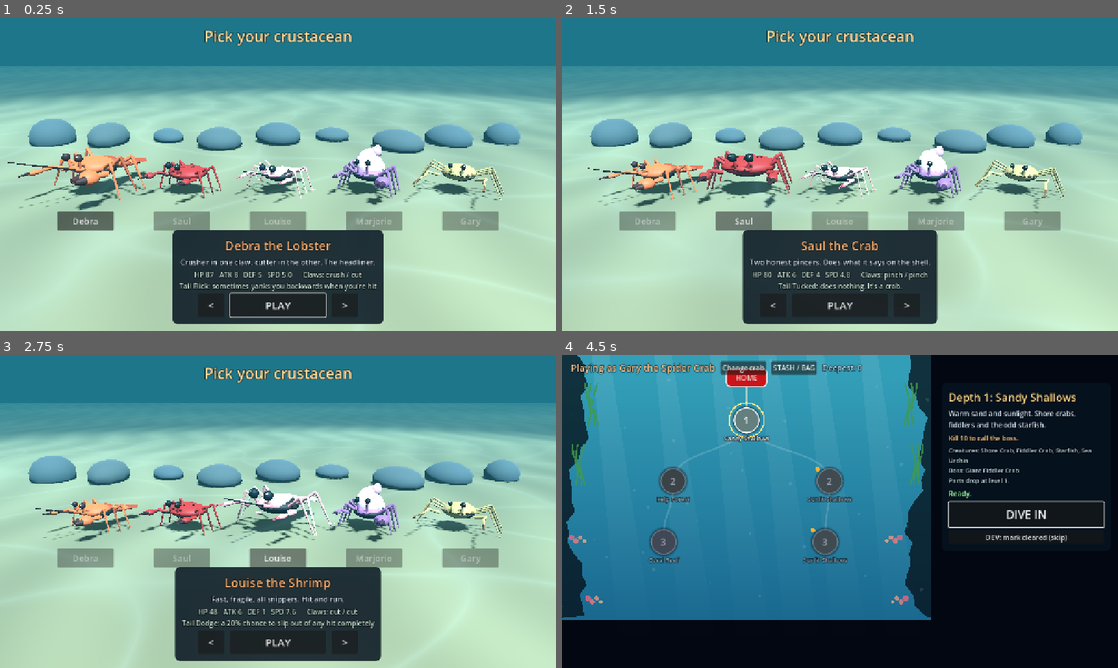
Above: before the commit, frames 1-4 (two rows, left to right).
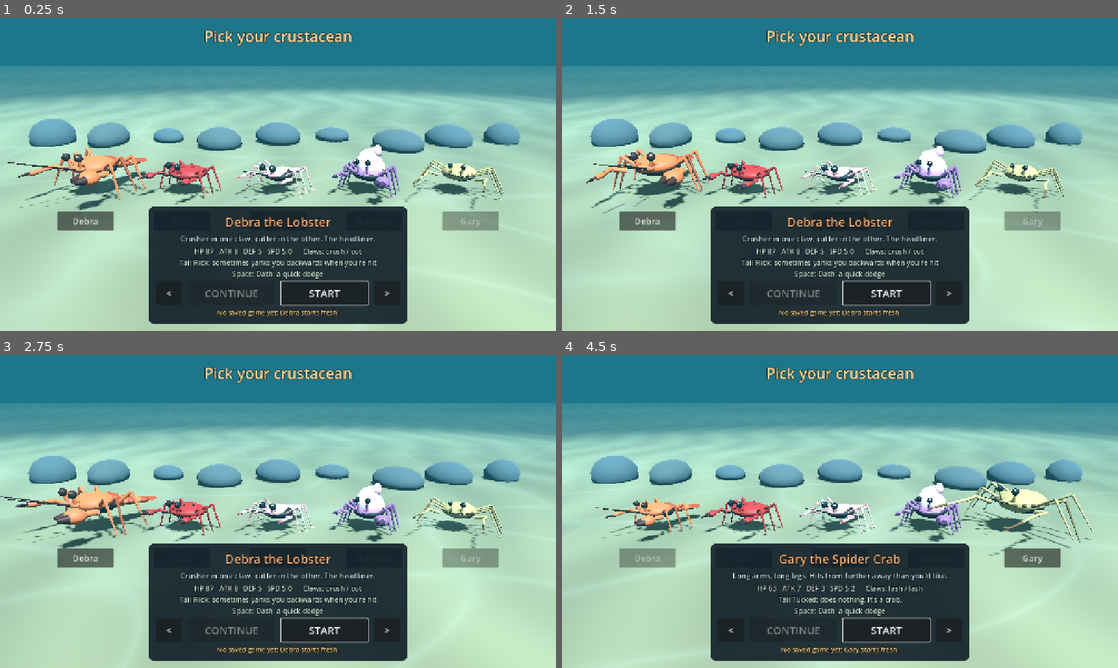
Above: after the commit, the same moments.

Repository: zacshavrick/debra
Game: Godot game, scene res://scenes/map.tscn
Two runs of this game, one before a commit and one after it. Both use one fixed random seed, a clock stepped at 60 frames per second and the inputs below.
Inputs (mouse positions are in pixels of both pictures, inside the frame that each line leads up to):
- Up to frame 1 (0.25 s): no input
- Up to frame 2 (1.5 s): click "Debra" at 0.5 s; click "Saul" at 1.25 s
- Up to frame 3 (2.75 s): click "Louise" at 2 s
- Up to frame 4 (4.5 s): click "Marjorie" at 2.75 s; click "Gary" at 3.5 s; click (840, 642) at 4.25 s, where only the run before the commit has a clickable "PLAY"

The runs differ from the first frame. In frame 1, 8.9% of the frame differs, in the area x 26-74%, y 60-98%; in frame 2, 13%; in frame 3, 13%; in frame 4, 98%, in the area x 0-100%, y 0-100%.

Commit message:
Per-crab saved games; gentler bosses on depths 1-3
- Every crab is its own saved game: gear, bag, stash and map progress
  live in a per-crab slot (save format v2; v1 saves migrate into the crab
  you were playing). Crab select shows CONTINUE / NEW GAME and a summary
  of that crab's save; NEW GAME asks twice before wiping
- Bosses on depths 1-3 wait 2x / 1.7x / 1.4x longer between attacks and
  specials, with slightly longer windups (Creature.boss_pace,
  Level.early_boss_pace); deeper bosses unchanged
- Tests cover slot separation, new game, v1 migration and boss pacing

Co-Authored-By: Claude Opus 5.5 <noreply@anthropic.com>

Diff:
--- a/game/scripts/combat/boss_brain.gd
+++ b/game/scripts/combat/boss_brain.gd
@@ -42,6 +42,11 @@
 
 
 func _ready() -> void:
+	# Early bosses start their specials later too.
+	_rush_t *= boss.boss_pace
+	_bristle_t *= boss.boss_pace
+	_summon_t *= boss.boss_pace
+	_slam_t *= boss.boss_pace
 	boss.health.damaged.connect(_on_damaged)
 	boss.died.connect(_on_died)
 
@@ -115,22 +120,22 @@
 	_summon_t -= delta
 	_slam_t -= delta
 	if tactic == &"rush" and _rush_t <= 0.0 and dist > 5.0:
-		_rush_t = 4.5
-		_begin(&"rush", 0.6, dir)
-		FX.warn_lane(boss.get_parent(), boss.global_position, dir, 16.0 * 0.45, boss.radius() * 2.0, 0.6)
+		_rush_t = 4.5 * boss.boss_pace
+		_begin(&"rush", 0.6 * boss.windup_mult, dir)
+		FX.warn_lane(boss.get_parent(), boss.global_position, dir, 16.0 * 0.45, boss.radius() * 2.0, 0.6 * boss.windup_mult)
 	elif tactic == &"bristle" and _bristle_t <= 0.0 and dist < 3.5 * maxf(boss.size, 1.0):
-		_bristle_t = 5.0
-		_begin(&"bristle", 0.6, dir)
-		FX.warn_circle(boss.get_parent(), boss.global_position, 3.2 * maxf(boss.size * 0.6, 1.0), 0.6)
+		_bristle_t = 5.0 * boss.boss_pace
+		_begin(&"bristle", 0.6 * boss.windup_mult, dir)
+		FX.warn_circle(boss.get_parent(), boss.global_position, 3.2 * maxf(boss.size * 0.6, 1.0), 0.6 * boss.windup_mult)
 	elif has_trait(&"slam") and _slam_t <= 0.0 and dist < 6.0 * maxf(boss.size * 0.6, 1.0):
-		_slam_t = 7.0
-		_begin(&"slam", 0.9, dir)
-		FX.warn_circle(boss.get_parent(), boss.global_position, 4.5 * maxf(boss.size * 0.6, 1.0), 0.9, Color(1, 0.5, 0.15))
+		_slam_t = 7.0 * boss.boss_pace
+		_begin(&"slam", 0.9 * boss.windup_mult, dir)
+		FX.warn_circle(boss.get_parent(), boss.global_position, 4.5 * maxf(boss.size * 0.6, 1.0), 0.9 * boss.windup_mult, Color(1, 0.5, 0.15))
 	elif has_trait(&"summoner") and _summon_t <= 0.0:
-		_summon_t = 11.0
-		_begin(&"summon", 0.8, dir)
+		_summon_t = 11.0 * boss.boss_pace
+		_begin(&"summon", 0.8 * boss.windup_mult, dir)
 		for i in 2:
-			FX.warn_circle(boss.get_parent(), boss.global_position + _summon_offset(i), 1.0, 0.8, Color(0.6, 0.9, 1.0))
+			FX.warn_circle(boss.get_parent(), boss.global_position + _summon_offset(i), 1.0, 0.8 * boss.windup_mult, Color(0.6, 0.9, 1.0))
 
 
 func _begin(kind: StringName, windup: float, dir: Vector3) -> void:
--- a/game/scripts/combat/crab_combat.gd
+++ b/game/scripts/combat/crab_combat.gd
@@ -81,7 +81,7 @@
 	var claw := _claw(side)
 	var id := style_id(claw)
 	var st: Dictionary = STYLES[id]
-	var windup: float = st.windup
+	var windup: float = float(st.windup) * crab.windup_mult
 	var cooldown: float = st.cooldown
 	dir.y = 0.0
 	dir = dir.normalized() if dir.length() > 0.01 else crab.facing
--- a/game/scripts/core/game_state.gd
+++ b/game/scripts/core/game_state.gd
@@ -1,12 +1,12 @@
 extends Node
 ## Autoload `GameState`: the save file and scene flow.
-##   - which starter crab you play, and what each starter is wearing
-##     (mutations persist per crab)
-##   - which levels are cleared (clearing one unlocks the next)
+##   - one saved game per crab: what it wears, its bag, its stash, its map
+##     progress. You switch between them on the crab select screen.
+
 ## Saved as JSON at user:// (IndexedDB on the web, so it survives reloads).
 
 const SAVE_PATH := "user://debra_save.json"
-const SAVE_VERSION := 1
+const SAVE_VERSION := 2
 ## Order shown on the crab select screen. Debra headlines.
 const STARTERS: Array[StringName] = [&"debra", &"saul", &"louise", &"marjorie", &"gary"]
 const LEVELS_DIR := "res://data/levels/"
@@ -20,9 +20,12 @@
 var starter: StringName = &""
 ## The level being played (set by play_level).
 var current_level: StringName = &""
-var _loadouts: Dictionary = {}   # starter id -> Array of {id, rarity} (null = default)
+## Saves of the crabs you are NOT playing right now: crab id -> {loadout, cleared, bag, stash}.
+var _slots: Dictionary = {}
+## The playing crab's save, live:
+var _loadout: Array = []         # its worn parts as {id, rarity, level, mod}
 var _cleared: Dictionary = {}    # level id -> true
-## Parts you carry (shared by every crab) and parts stored at home.
+## The playing crab's bag and its stash at home.
 var bag: Array[PartInstance] = []
 var stash: Array[PartInstance] = []
 ## Dev tools (skip level etc.). Prototype: on.
@@ -37,17 +40,23 @@
 	load_game()
 
 
-# --- Starters ------------------------------------------------------------------------
+# --- Starters and save slots ---------------------------------------------------------
+# Every crab is its own saved game: its gear, bag, stash and map progress.
+# CONTINUE picks a crab's save back up; NEW GAME starts that crab over.
 
 func starter_data(id: StringName = &"") -> CreatureData:
 	return PartCatalog.creature(id if id != &"" else starter)
 
 
-## What a starter is wearing: its saved mutations, or its default loadout.
+func has_save(id: StringName) -> bool:
+	return id == starter or _slots.has(String(id))
+
+
+## What a crab is wearing in its save (or its default loadout).
 func loadout_for(id: StringName) -> Array[PartInstance]:
 	var out: Array[PartInstance] = []
 	var defaults := starter_data(id).loadout()
-	var saved: Array = _loadouts.get(String(id), [])
+	var saved: Array = _loadout if id == starter else (_slots.get(String(id), {}) as Dictionary).get("loadout", [])
 	for s in Equipment.SOCKET_COUNT:
 		var inst: PartInstance = null
 		if s < saved.size() and saved[s] is Dictionary:
@@ -59,18 +68,74 @@
 
 
 func store_loadout(id: StringName, equipment: Equipment) -> void:
-	_loadouts[String(id)] = equipment.to_array()
-	save_game()
-
-
-func reset_loadout(id: StringName) -> void:
-	_loadouts.erase(String(id))
-	save_game()
-
-
+	if id == starter:
+		_loadout = equipment.to_array()
+	else:
+		var slot: Dictionary = _slots.get(String(id), {})
+		slot["loadout"] = equipment.to_array()
+		_slots[String(id)] = slot
+	save_game()
+
+
+## Continue: switch to this crab's save (made fresh if it has none yet).
 func choose_starter(id: StringName) -> void:
+	if id == starter:
+		save_game()
+		return
+	_park_active()
 	starter = id
-	save_game()
+	_unpark(id)
+	save_game()
+
+
+## New game: wipe this crab's save and start it from the beginning.
+func new_game(id: StringName) -> void:
+	_park_active()
+	_slots.erase(String(id))
+	starter = id
+	_unpark(id)
+	save_game()
+
+
+## Summary of a crab's save for the select screen.
+func slot_summary(id: StringName) -> Dictionary:
+	var cleared: Array = _cleared.keys() if id == starter else (_slots.get(String(id), {}) as Dictionary).get("cleared", [])
+	var n_bag: int = bag.size() if id == starter else ((_slots.get(String(id), {}) as Dictionary).get("bag", []) as Array).size()
+	var n_stash: int = stash.size() if id == starter else ((_slots.get(String(id), {}) as Dictionary).get("stash", []) as Array).size()
+	var deepest := 0
+	for lid in cleared:
+		var l := level(StringName(str(lid)))
+		if l:
+			deepest = maxi(deepest, l.depth)
+	return {"exists": has_save(id), "deepest": deepest, "cleared": cleared.size(), "parts": n_bag + n_stash}
+
+
+## Store the playing crab's live data back into its slot.
+func _park_active() -> void:
+	if starter == &"":
+		return
+	_slots[String(starter)] = _active_dict()
+
+
+## Load a crab's slot into the live fields (empty if it has none).
+func _unpark(id: StringName) -> void:
+	var slot: Dictionary = _slots.get(String(id), {})
+	_slots.erase(String(id))
+	_loadout = slot.get("loadout", [])
+	bag = _parts_from(slot.get("bag", []))
+	stash = _parts_from(slot.get("stash", []))
+	_cleared = {}
+	for lid in slot.get("cleared", []):
+		_cleared[str(lid)] = true
+
+
+func _active_dict() -> Dictionary:
+	return {
+		"loadout": _loadout,
+		"cleared": _cleared.keys(),
+		"bag": bag.map(func(p: PartInstance) -> Dictionary: return p.to_dict()),
+		"stash": stash.map(func(p: PartInstance) -> Dictionary: return p.to_dict()),
+	}
 
 
 # --- Levels: a branching chart ------------------------------------------------------
@@ -252,16 +317,13 @@
 
 
 # --- Save file -----------------------------------------------------------------------
+# {"version": 2, "current": "debra", "slots": {"debra": {loadout, cleared, bag, stash}, ...}}
 
 func save_game() -> void:
-	var data := {
-		"version": SAVE_VERSION,
-		"starter": String(starter),
-		"loadouts": _loadouts,
-		"cleared": _cleared.keys(),
-		"bag": bag.map(func(p: PartInstance) -> Dictionary: return p.to_dict()),
-		"stash": stash.map(func(p: PartInstance) -> Dictionary: return p.to_dict()),
-	}
+	var slots := _slots.duplicate()
+	if starter != &"":
+		slots[String(starter)] = _active_dict()
+	var data := {"version": SAVE_VERSION, "current": String(starter), "slots": slots}
 	var f := FileAccess.open(save_path, FileAccess.WRITE)
 	if f:
 		f.store_string(JSON.stringify(data, "\t"))
@@ -269,7 +331,8 @@
 
 func load_game() -> void:
 	starter = &""
-	_loadouts = {}
+	_slots = {}
+	_loadout = []
 	_cleared = {}
 	bag = []
 	stash = []
@@ -278,17 +341,37 @@
 	var data = JSON.parse_string(FileAccess.get_file_as_string(save_path))
 	if not (data is Dictionary):
 		return
-	var s := StringName(str(data.get("starter", "")))
-	starter = s if STARTERS.has(s) else &""
-	var lo = data.get("loadouts", {})
-	if lo is Dictionary:
-		_loadouts = lo
-	bag = _parts_from(data.get("bag", []))
-	stash = _parts_from(data.get("stash", []))
-	var cl = data.get("cleared", [])
-	if cl is Array:
-		for id in cl:
-			_cleared[str(id)] = true
+	if int(data.get("version", 1)) < 2:
+		_migrate_v1(data)
+	else:
+		var slots = data.get("slots", {})
+		if slots is Dictionary:
+			for k in slots:
+				if STARTERS.has(StringName(str(k))) and slots[k] is Dictionary:
+					_slots[str(k)] = slots[k]
+		var cur := StringName(str(data.get("current", "")))
+		if STARTERS.has(cur):
+			starter = cur
+	if starter != &"":
+		_unpark(starter)
+
+
+## Version 1 shared progress, bag and stash between crabs. All of it goes to the
+## crab you were playing; the others keep what they were wearing.
+func _migrate_v1(data: Dictionary) -> void:
+	var cur := StringName(str(data.get("starter", "")))
+	var loadouts = data.get("loadouts", {})
+	if loadouts is Dictionary:
+		for k in loadouts:
+			if STARTERS.has(StringName(str(k))):
+				_slots[str(k)] = {"loadout": loadouts[k]}
+	if STARTERS.has(cur):
+		starter = cur
+		var slot: Dictionary = _slots.get(String(cur), {})
+		slot["cleared"] = data.get("cleared", [])
+		slot["bag"] = data.get("bag", [])
+		slot["stash"] = data.get("stash", [])
+		_slots[String(cur)] = slot
 
 
 ## Tests: use a throwaway save file and start fresh.
--- a/game/scripts/crab/enemy_crab.gd
+++ b/game/scripts/crab/enemy_crab.gd
@@ -35,7 +35,7 @@
 	add_to_group("enemies")
 	base_hp = creature.base_hp * difficulty * hp_mult * (3.0 if is_champion else 1.0)
 	damage_mult = creature.damage_mult * difficulty
-	cooldown_mult = 1.6 if not is_boss else 1.25
+	cooldown_mult = 1.6 if not is_boss else 1.25 * boss_pace
 	part_hp_factor = 0.25
 	speed_mult = 0.75
 	var lo := creature.loadout()
@@ -82,7 +82,7 @@
 			if d <= reach + 0.2 and _attack_delay <= 0.0 and combat.is_ready(_next_side):
 				combat.try_attack(_next_side, dir)
 				_next_side = 1 - _next_side
-				_attack_delay = rng.randf_range(0.25, 0.7) * (0.6 if is_boss else 1.0)
+				_attack_delay = rng.randf_range(0.25, 0.7) * (0.6 * boss_pace if is_boss else 1.0)
 			physics_move(wish, delta, not combat.is_busy())
 			if wish.length() < 0.1 and not combat.is_busy():
 				face_now(facing.slerp(dir, minf(8.0 * delta, 1.0)))
--- a/game/scripts/creatures/creature.gd
+++ b/game/scripts/creatures/creature.gd
@@ -38,6 +38,9 @@
 var venom := 0.0
 ## Part level of anything this creature drops.
 var drop_level := 1
+## Bosses: >1 = more time between attacks (early bosses are gentler). Windups grow by its square root.
+var boss_pace := 1.0
+var windup_mult := 1.0
 ## Set by the level before spawning: size / HP multipliers, and "never a boss" (split pieces).
 var size_mult := 1.0
 var hp_mult := 1.0
--- a/game/scripts/creatures/critter.gd
+++ b/game/scripts/creatures/critter.gd
@@ -147,9 +147,9 @@
 ## Starts an attack's windup (bosses call this with other attacks too).
 func begin_attack(id: StringName, dir: Vector3) -> void:
 	var a := CritterAttack.info(id)
-	_windup_total = float(a.windup) * (0.75 if is_boss else 1.0) * cooldown_mult
+	_windup_total = float(a.windup) * (0.75 if is_boss else 1.0) * cooldown_mult * windup_mult
 	_windup = _windup_total
-	_cooldown = float(a.cooldown) * (0.7 if is_boss else 1.0) * cooldown_mult
+	_cooldown = float(a.cooldown) * (0.7 * boss_pace if is_boss else 1.0) * cooldown_mult
 	attack = id
 	CritterAttack.telegraph(self, id, dir, _windup_total)
 
--- a/game/scripts/ui/crab_select.gd
+++ b/game/scripts/ui/crab_select.gd
@@ -13,7 +13,10 @@
 var _name: Label
 var _blurb: Label
 var _stats: Label
-var _reset: Button
+var _continue: Button
+var _new: Button
+var _save_info: Label
+var _confirm_new := false
 var _t := 0.0
 
 
@@ -96,23 +99,23 @@
 	var prev := _button("<", 60)
 	prev.pressed.connect(func() -> void: _set_index((index + crabs.size() - 1) % crabs.size()))
 	row.add_child(prev)
-	var play := _button("PLAY", 220)
-	play.name = "Play"
-	play.pressed.connect(_on_play)
-	row.add_child(play)
+	_continue = _button("CONTINUE", 200)
+	_continue.pressed.connect(_on_continue)
+	row.add_child(_continue)
+	_new = _button("NEW GAME", 200)
+	_new.pressed.connect(_on_new_game)
+	row.add_child(_new)
 	var nxt := _button(">", 60)
 	nxt.pressed.connect(func() -> void: _set_index((index + 1) % crabs.size()))
 	row.add_child(nxt)
-	_reset = Button.new()
-	_reset.text = "Undo mutations"
-	_reset.pressed.connect(_on_reset)
-	v.add_child(_reset)
-	_reset.size_flags_horizontal = Control.SIZE_SHRINK_CENTER
-	play.grab_focus.call_deferred()
+	_save_info = _label("", 15, Color(1, 0.85, 0.55))
+	_save_info.horizontal_alignment = HORIZONTAL_ALIGNMENT_CENTER
+	v.add_child(_save_info)
 
 
 func _set_index(i: int) -> void:
 	index = i
+	_confirm_new = false
 	var id := GameState.STARTERS[i]
 	var data := GameState.starter_data(id)
 	_name.text = data.display_name
@@ -124,34 +127,40 @@
 			continue
 		for st in PartData.STATS:
 			tot[st] = float(tot[st]) + p.stat(st)
-	_stats.text = "HP %d   ATK %d   DEF %d   SPD %.1f      Claws: %s / %s\n%s" % [
+	_stats.text = "HP %d   ATK %d   DEF %d   SPD %.1f      Claws: %s / %s\n%s\nSpace: %s" % [
 		roundi(tot[&"max_hp"]), roundi(tot[&"attack"]), roundi(tot[&"defense"]),
 		maxf(1.5, Crab.BASE_SPEED + float(tot[&"speed"]) * Crab.SPEED_PER_POINT),
 		CrabCombat.style_id(parts[Equipment.Socket.CLAW_L]), CrabCombat.style_id(parts[Equipment.Socket.CLAW_R]),
-		"Tail " + TailBrain.info(parts[Equipment.Socket.TAIL])]
-	_reset.visible = _is_mutated(id)
-
-
-func _is_mutated(id: StringName) -> bool:
-	var parts := GameState.loadout_for(id)
-	var defaults := GameState.starter_data(id).loadout()
-	for s in Equipment.SOCKET_COUNT:
-		if parts[s] == null or defaults[s] == null:
-			if parts[s] != null or defaults[s] != null:
-				return true
-		elif parts[s].data != defaults[s] or parts[s].rarity != Rarity.Tier.COMMON or parts[s].level != 1:
-			return true
-	return false
-
-
-func _on_reset() -> void:
+		"Tail " + TailBrain.info(parts[Equipment.Socket.TAIL]), ShellAbility.info(parts[Equipment.Socket.SHELL])]
+	var sum := GameState.slot_summary(id)
+	if sum.exists:
+		_save_info.text = "Saved game: deepest depth %d, %d levels cleared, %d parts stored" % [sum.deepest, sum.cleared, sum.parts]
+		_continue.disabled = false
+		_new.text = "NEW GAME"
+		_continue.grab_focus.call_deferred()
+	else:
+		_save_info.text = "No saved game yet: %s starts fresh." % data.display_name.get_slice(" ", 0)
+		_continue.disabled = true
+		_new.text = "START"
+		_new.grab_focus.call_deferred()
+
+
+## Each crab is its own saved game: pick it back up where you left off.
+func _on_continue() -> void:
+	GameState.choose_starter(GameState.STARTERS[index])
+	GameState.go_to_map()
+
+
+## New game: wipes this crab's save. If it has one, press twice to confirm.
+func _on_new_game() -> void:
 	var id := GameState.STARTERS[index]
-	GameState.reset_loadout(id)
-	_dress(crabs[index], id)
-	_set_index(index)
-
-
-func _on_play() -> void:
+	if GameState.has_save(id) and not _confirm_new:
+		_confirm_new = true
+		_new.text = "SURE? WIPES SAVE"
+		_save_info.text = "Press again to start %s over from the beginning (gear, bag, stash and map)." % GameState.starter_data(id).display_name.get_slice(" ", 0)
+		return
+	GameState.new_game(id)
+	GameState.go_to_map()
 	GameState.choose_starter(GameState.STARTERS[index])
 	GameState.go_to_map()
 
--- a/game/scripts/ui/inventory_ui.gd
+++ b/game/scripts/ui/inventory_ui.gd
@@ -227,7 +227,7 @@
 	var p := _selected
 	if p == null:
 		_detail_title.text = "Pick a part"
-		_detail.text = "[color=#9ab]Your bag is shared by every crab. The stash lives at home: stand by the Coke can in a level, or use STASH on the map.[/color]"
+		_detail.text = "[color=#9ab]Each crab has its own bag and stash (its own saved game). The stash lives at home: stand by the Coke can in a level, or use STASH on the map.[/color]"
 		return
 	_detail_title.text = p.full_name()
 	_detail_title.add_theme_color_override("font_color", Rarity.color_of(p.rarity))
--- a/game/scripts/world/level.gd
+++ b/game/scripts/world/level.gd
@@ -256,6 +256,8 @@
 	elif level.has_mod(&"dark"):
 		e.glow_overlay = Creature.glow_material(Color(0.4, 0.9, 1.0))
 	if is_boss_spawn:
+		e.boss_pace = early_boss_pace(level.depth)
+		e.windup_mult = sqrt(e.boss_pace)
 		if level.boss_name != "":
 			e.display_name = level.boss_name
 		for p in level.boss_parts:
@@ -323,6 +325,19 @@
 	l.create_tween().set_loops().tween_property(l, "position:y", l.position.y + 0.25, 0.5).set_trans(Tween.TRANS_SINE)
 
 
+## Bosses in the first depths leave more time between attacks (and wind up
+## a little longer), so new players can learn them: x2 at depth 1, x1.7 at 2, x1.4 at 3.
+static func early_boss_pace(depth: int) -> float:
+	match depth:
+		1:
+			return 2.0
+		2:
+			return 1.7
+		3:
+			return 1.4
+	return 1.0
+
+
 func spawn_boss() -> Creature:
 	_boss_called = true
 	var pos := Vector3(0, 0, level.radius * 0.5)
--- a/game/tests/smoke_test.gd
+++ b/game/tests/smoke_test.gd
@@ -16,6 +16,7 @@
 
 func _ready() -> void:
 	GameState.use_save_file(TEST_SAVE)
+	GameState.choose_starter(&"debra")
 	_test_data()
 	_test_part_levels()
 	_test_generator()
@@ -36,6 +37,7 @@
 	await _test_level_flow_and_portal()
 	await _test_death_and_respawn()
 	_test_save_roundtrip()
+	await _test_early_boss_pacing()
 	_test_rarity_roll()
 	level.queue_free()
 	await _frames(3)
@@ -400,20 +402,75 @@
 	_check(is_equal_approx(player.health.hp, player.health.max_hp), "respawn with full HP")
 
 
+## Every crab is its own saved game; NEW GAME starts one over; old saves migrate.
 func _test_save_roundtrip() -> void:
+	_check(GameState.starter == &"debra" and GameState.is_cleared(&"shallows"), "Debra's save has her progress")
+	var debra_bag := GameState.bag.size()
 	GameState.choose_starter(&"louise")
+	_check(not GameState.is_cleared(&"shallows") and GameState.bag.is_empty(), "Louise starts with her own empty save")
+	_check(GameState.has_save(&"debra") and int(GameState.slot_summary(&"debra").cleared) >= 1, "Debra's save is kept while you play Louise")
 	var eq := Equipment.new()
 	for s in Equipment.SOCKET_COUNT:
 		eq.equip(s, GameState.loadout_for(&"louise")[s])
 	eq.equip(Equipment.Socket.HEAD, PartInstance.new(PartCatalog.by_id(&"angler_lure"), Rarity.Tier.RARE, 7))
 	GameState.store_loadout(&"louise", eq)
 	eq.free()
+	GameState.mark_cleared(&"shallows")
+	GameState.add_to_bag(PartInstance.new(PartCatalog.by_id(&"shore_eyes")))
 	GameState.load_game()
-	_check(GameState.starter == &"louise", "starter survives a reload")
+	_check(GameState.starter == &"louise", "the crab you were playing survives a reload")
 	var head := GameState.loadout_for(&"louise")[Equipment.Socket.HEAD]
 	_check(head.data.id == &"angler_lure" and head.rarity == Rarity.Tier.RARE and head.level == 7, "mutations survive a reload")
-	_check(GameState.is_cleared(&"shallows"), "clears survive a reload")
-	_check(GameState.loadout_for(&"saul")[Equipment.Socket.SHELL].data.id == &"saul_shell", "other crabs keep their default parts")
+	_check(GameState.bag.size() == 1, "Louise's bag survives a reload")
+	GameState.choose_starter(&"debra")
+	_check(GameState.is_cleared(&"shallows") and GameState.bag.size() == debra_bag, "CONTINUE picks Debra's save back up")
+	_check(GameState.loadout_for(&"debra")[Equipment.Socket.SHELL].data.id == &"hermit_shell", "Debra still wears what she wore")
+	# New game wipes just that crab.
+	GameState.choose_starter(&"saul")
+	GameState.mark_cleared(&"shallows")
+	GameState.add_to_bag(PartInstance.new(PartCatalog.by_id(&"shore_eyes")))
+	GameState.new_game(&"saul")
+	_check(GameState.starter == &"saul" and not GameState.is_cleared(&"shallows") and GameState.bag.is_empty(), "NEW GAME starts Saul over from the beginning")
+	_check(GameState.loadout_for(&"saul")[Equipment.Socket.SHELL].data.id == &"saul_shell", "...in his starting gear")
+	_check(int(GameState.slot_summary(&"debra").cleared) >= 1 and GameState.loadout_for(&"louise")[Equipment.Socket.HEAD].data.id == &"angler_lure", "...and nobody else's save changes")
+	# A version-1 save (shared progress) migrates into the crab you were playing.
+	var old_path := GameState.save_path
+	GameState.save_path = "user://smoke_v1_save.json"
+	var f := FileAccess.open(GameState.save_path, FileAccess.WRITE)
+	f.store_string(JSON.stringify({"version": 1, "starter": "gary", "cleared": ["shallows", "kelp"],
+		"loadouts": {"gary": [], "saul": []}, "bag": [{"id": "shore_eyes", "rarity": 2}], "stash": []}))
+	f.close()
+	GameState.load_game()
+	_check(GameState.starter == &"gary" and GameState.is_cleared(&"kelp") and GameState.bag.size() == 1, "old saves move into the crab you were playing")
+	_check(GameState.has_save(&"saul") and int(GameState.slot_summary(&"saul").cleared) == 0, "other crabs from an old save start without progress")
+	DirAccess.remove_absolute(GameState.save_path)
+	GameState.save_path = old_path
+	GameState.load_game()
+	GameState.choose_starter(&"louise")
+
+
+## The first three depths' bosses leave more time between attacks.
+func _test_early_boss_pacing() -> void:
+	var paces: Array[float] = []
+	for d in [1, 2, 3, 4]:
+		paces.append(Level.early_boss_pace(d))
+	_check(paces[0] > paces[1] and paces[1] > paces[2] and paces[2] > paces[3] and is_equal_approx(paces[3], 1.0), "boss pacing eases off over depths 1-3 %s" % str(paces))
+	var lv := _open_level(GameState.level(&"shallows"), &"debra")
+	var b := lv.spawn_boss()
+	await _frames(2)
+	_check(is_equal_approx(b.boss_pace, 2.0) and b.windup_mult > 1.3, "depth 1 boss is paced slower")
+	_check(b.cooldown_mult >= 2.4, "depth 1 boss claws recharge twice as slowly (%.2f)" % b.cooldown_mult)
+	var brain := lv.boss_brain
+	var shallow_cd := b.cooldown_mult
+	_check(brain._rush_t >= 5.9 and brain._slam_t >= 11.9, "its special moves start later too")
+	lv.queue_free()
+	await _frames(3)
+	lv = _open_level(GameState.level(&"abyss"), &"debra")
+	var deep := lv.spawn_boss()
+	await _frames(2)
+	_check(is_equal_approx(deep.boss_pace, 1.0) and deep.cooldown_mult < shallow_cd, "deep bosses keep full speed")
+	lv.queue_free()
+	await _frames(3)
 
 
 func _test_rarity_roll() -> void:
@@ -698,7 +755,7 @@
 				var before := p.health.hp
 				p.receive_hit(20.0, Vector3(0, 0, -3), 0.0, dummy)
 				_check(before - p.health.hp < 20.0 * 0.4, "deflector blocks most damage")
-				var shot := BubbleShot.fire(dummy, Vector3(0, 0.4, -1.2), Vector3.BACK, 5.0, 8.0, 5.0, Color.WHITE)
+				var shot := BubbleShot.fire(dummy, p.global_position + Vector3(0, 0.4, -1.4), Vector3.BACK, 5.0, 8.0, 5.0, Color.WHITE)
 				await _seconds(0.2)
 				_check(not is_instance_valid(shot) or shot.team == p.team, "deflector bounces shots back")
 			&"cloak":
Not shown, changed: CLAUDE.md
Not shown, changed: README.md
Not shown, changed: docs/ARCHITECTURE.md
Not shown, changed: docs/DESIGN.md
Not shown, changed: docs/screenshots/creatures.png
Not shown, changed: docs/screenshots/fx.png
Not shown, changed: docs/screenshots/gen_abyss.png
Not shown, changed: docs/screenshots/gen_bones.png
Not shown, changed: docs/screenshots/gen_ice.png
Not shown, changed: docs/screenshots/gen_sargassum.png
Not shown, changed: docs/screenshots/gen_vents.png
Not shown, changed: docs/screenshots/gen_wreck.png
(and 10 more such lines)
